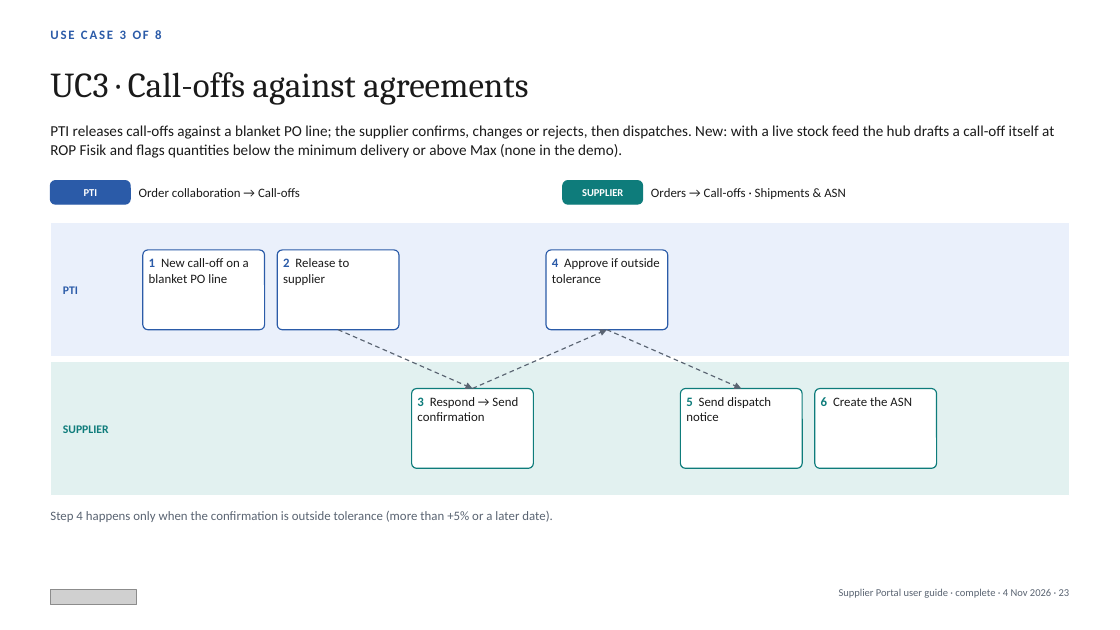
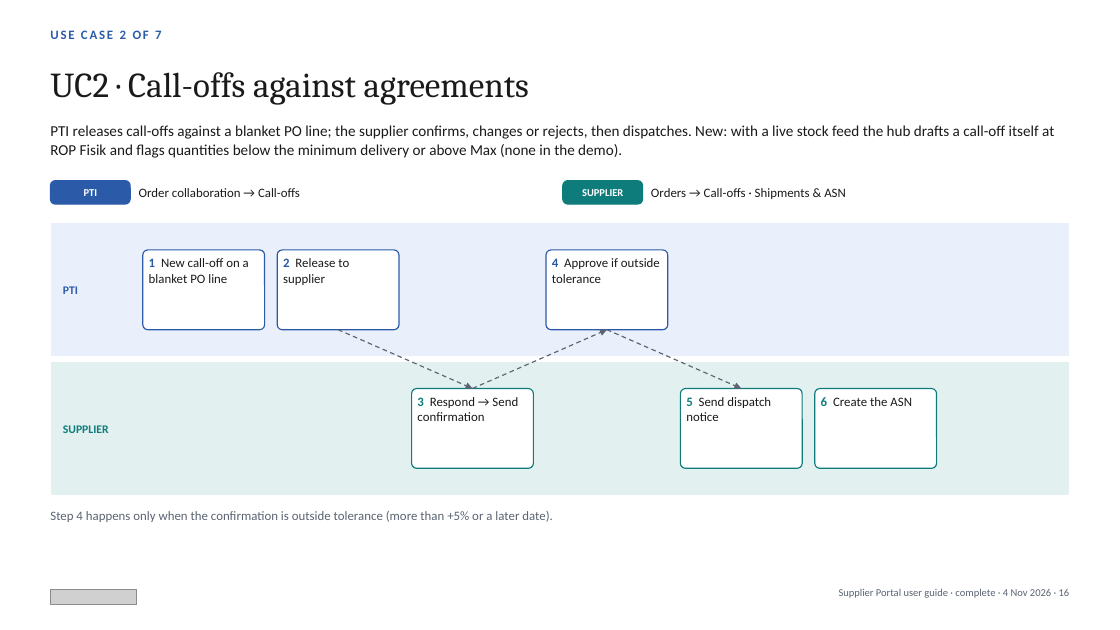
Before and after one commit to javal999/paragon-supplier-portal, a slide deck: slide 16 of docs/supplier-hub/user-guide/Paragon-Supplier-Portal-User-Guide.pptx (slide 23 before the commit). Drawn at 1120x630 pixels with LibreOffice and Linux fonts; fonts in the diff are those of the drawing; grey boxes stand for pictures. Boxes give left, top, right and bottom in pixels: in the first picture for what was removed or moved away, otherwise in the second. Text is boxed around its words. In the diff, an @@ line names an element or a change of style, - is before the commit and + after.

```diff
--- a/docs/supplier-hub/user-guide/Paragon-Supplier-Portal-User-Guide.pptx
+++ b/docs/supplier-hub/user-guide/Paragon-Supplier-Portal-User-Guide.pptx
@@ text at (50,30,161,39): text changed @@
-USE CASE 3 OF 8
+USE CASE 2 OF 7
@@ text at (50,72,529,105): text changed @@
-UC3 · Call-offs against agreements
+UC2 · Call-offs against agreements
@@ text at (839,588,1070,598): text changed @@
-Supplier Portal user guide · complete · 4 Nov 2026 · 23
+Supplier Portal user guide · complete · 4 Nov 2026 · 16
```
Also in this commit, not shown: 48 other slides changed, 7 slides removed, 9 other files.
